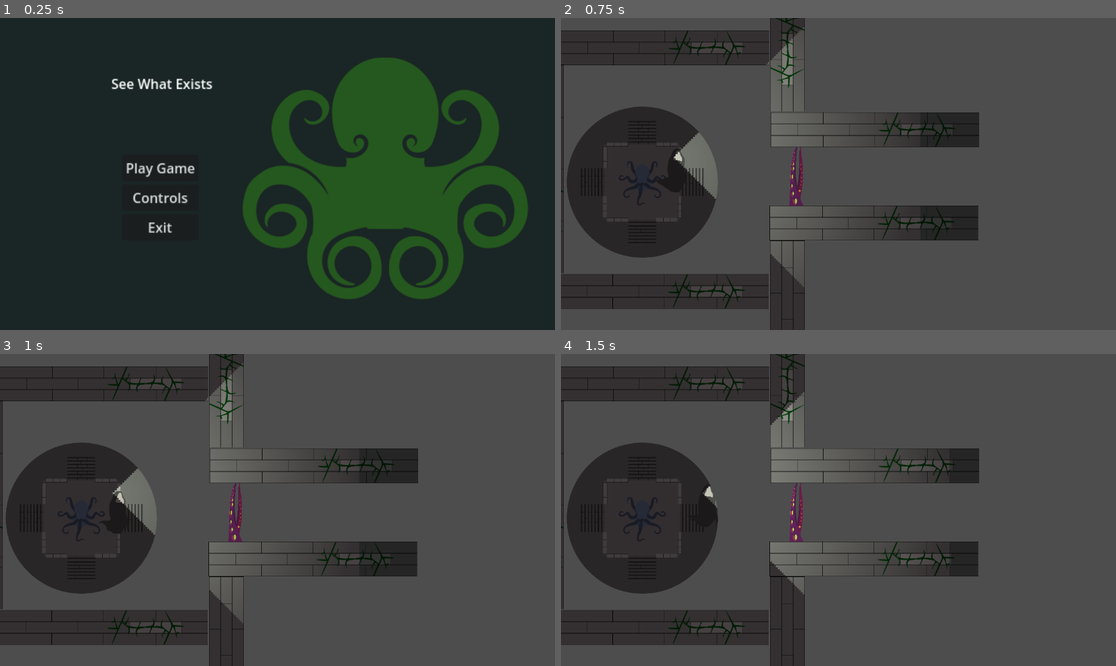
Above: before the commit, frames 1-4 (two rows, left to right).
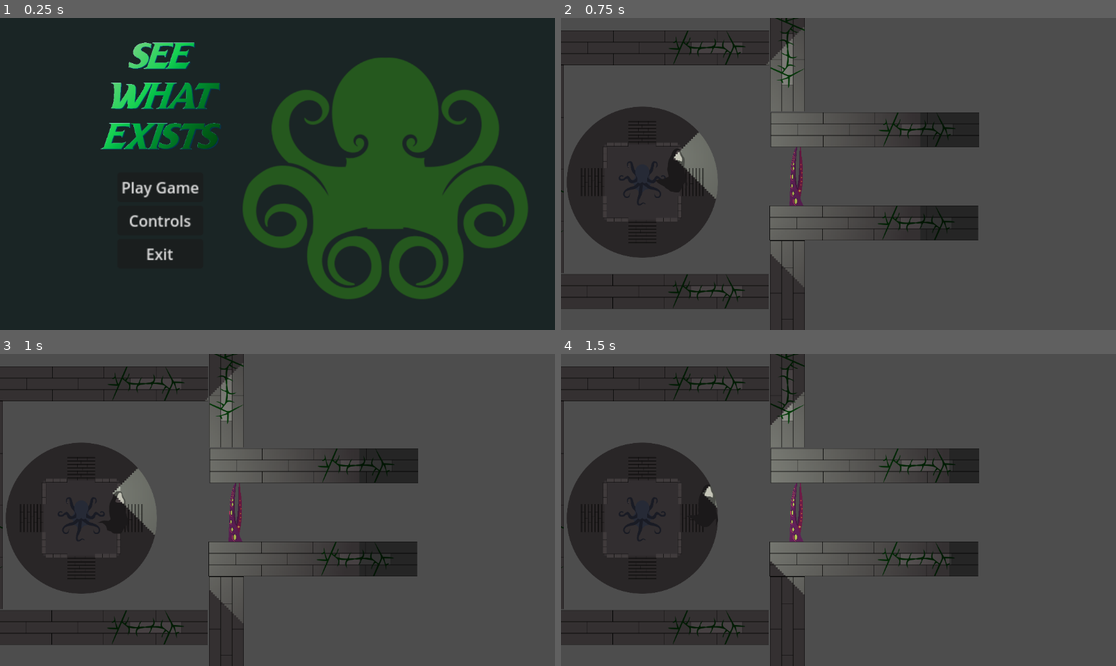
Above: after the commit, the same moments.

Repository: longhousedev/gamejam2024
Game: Godot game, scene res://UI/scene_manager.tscn
The game is run twice, just before and just after one commit, with the same random seed, the same clock (stepped at 60 frames per second) and the same inputs.
Inputs (mouse positions are in pixels of both pictures, inside the frame that each line leads up to):
- Up to frame 1 (0.25 s): no input
- Up to frame 2 (0.75 s): click "Play Game" at 0.5 s
- Up to frame 3 (1 s): no input
- Up to frame 4 (1.5 s): tap Enter at 1.25 s; move the mouse to (960, 494) at 1.27 s; hold D (move_right) from 1.28 s (still down); tap Space (Grab) at 1.35 s; click (960, 494) at 1.42 s

The runs differ from the first frame. In frame 1, 4.1% of the frame differs, in the area x 18-40%, y 7-78%; in frame 2, nothing differs; in frame 3, nothing differs; in frame 4, nothing differs.

Commit message:
Added better Game Title Logo

Diff:
--- a/UI/scene_manager.tscn
+++ b/UI/scene_manager.tscn
@@ -12,6 +12,7 @@
 [ext_resource type="Script" path="res://Scripts/UI/close_controls.gd" id="5_t08ud"]
 [ext_resource type="PackedScene" uid="uid://chuf4o3lu4lcj" path="res://Levels/Level1.tscn" id="8_d3lw6"]
 [ext_resource type="PackedScene" uid="uid://tghqiqo7t5pr" path="res://Levels/Level2.tscn" id="9_72qnw"]
+[ext_resource type="Texture2D" uid="uid://tbtqa2upkeh" path="res://Sprites/Title Logo.png" id="9_a0y5f"]
 [ext_resource type="PackedScene" uid="uid://c356npe515s6n" path="res://Levels/Level3.tscn" id="10_hxsoe"]
 [ext_resource type="PackedScene" uid="uid://tc1uwt0jegvo" path="res://Levels/Level4.tscn" id="11_fkkx5"]
 [ext_resource type="PackedScene" uid="uid://cwituixngw24u" path="res://Levels/Level5.tscn" id="12_cfrkq"]
@@ -50,11 +51,11 @@
 
 [node name="VBoxContainer" type="VBoxContainer" parent="MainMenu"]
 layout_mode = 0
-offset_left = 254.0
-offset_top = 284.0
-offset_right = 344.0
-offset_bottom = 385.0
-scale = Vector2(1.75936, 1.75936)
+offset_left = 244.0
+offset_top = 321.0
+offset_right = 334.0
+offset_bottom = 422.0
+scale = Vector2(1.97334, 1.97334)
 
 [node name="PlayButton" type="Button" parent="MainMenu/VBoxContainer" node_paths=PackedStringArray("gameStats")]
 layout_mode = 2
@@ -79,15 +80,10 @@
 stream = ExtResource("5_8jdrm")
 autoplay = true
 
-[node name="Label" type="Label" parent="MainMenu"]
-layout_mode = 0
-offset_left = 231.0
-offset_top = 116.0
-offset_right = 352.0
-offset_bottom = 139.0
-scale = Vector2(1.74326, 1.74326)
-text = "See What Exists"
-horizontal_alignment = 1
+[node name="GameTitle" type="Sprite2D" parent="MainMenu"]
+position = Vector2(335, 161)
+scale = Vector2(0.754996, 0.754996)
+texture = ExtResource("9_a0y5f")
 
 [node name="ControlScreen" type="Control" parent="MainMenu"]
 visible = false
Binary file added: Sprites/Title Logo.png
Not shown, added: Sprites/Title Logo.png.import
Not shown: 1 places in UI/scene_manager.tscn that only renumber resources
Not shown, added: Sprites/Title Logo.pdn
